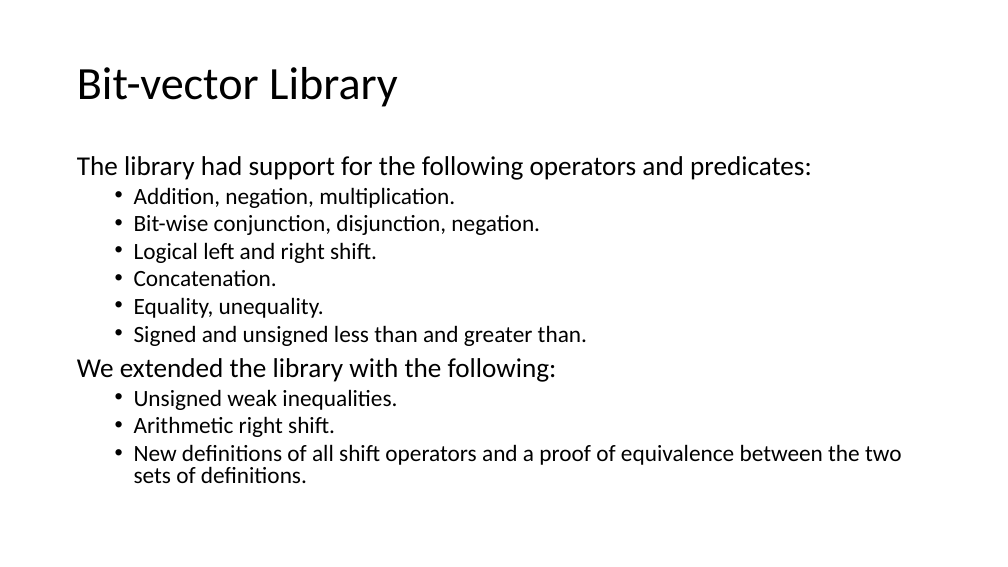
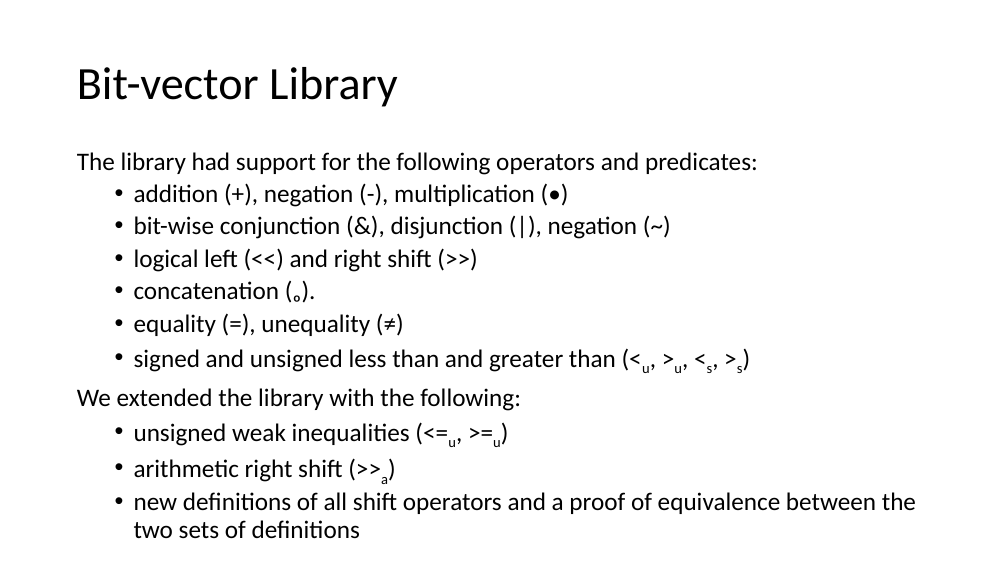
Before and after one commit to arjunvish/pxtp2019presentation, a slide deck: slide 12 of Presentation.pptx (slide 11 before the commit). Drawn at 1008x567 pixels with LibreOffice and Linux fonts; fonts in the diff are those of the drawing. Boxes give left, top, right and bottom in pixels: in the first picture for what was removed or moved away, otherwise in the second. Text is boxed around its words. In the diff, an @@ line names an element or a change of style, - is before the commit and + after.

```diff
--- a/Presentation.pptx
+++ b/Presentation.pptx
@@ text at <box>77,152,758,411</box>: size 25.9 to 24 pt in "The library had support for the following ...", "We extended the library with the following:"; line spacing 0.8 to 0.9 @@
@@ text at <box>134,184,743,373</box>: text changed; size 22.2 to 24 pt @@
-  • Addition, negation, multiplication.
-  • Bit-wise conjunction, disjunction, negation.
-  • Logical left and right shift.
-  • Concatenation.
-  • Equality, unequality.
-  • Signed and unsigned less than and greater than.
+  • addition (+), negation (-), multiplication (•)
+  • bit-wise conjunction (&), disjunction (|), negation (~)
+  • logical left (<<) and right shift (>>)
+  • concatenation (ₒ).
+  • equality (=), unequality (≠)
+  • signed and unsigned less than and greater than (<u, >u, <s, >s)
@@ text at <box>134,423,916,539</box>: text changed; size 22.2 to 24 pt @@
-  • Unsigned weak inequalities.
-  • Arithmetic right shift.
-  • New definitions of all shift operators and a proof of equivalence between the two sets of definitions.
+  • unsigned weak inequalities (<=u, >=u)
+  • arithmetic right shift (>>a)
+  • new definitions of all shift operators and a proof of equivalence between the two sets of definitions
```
Also in this commit, not shown: 10 other slides changed, 1 slide added, 1 slide removed.
